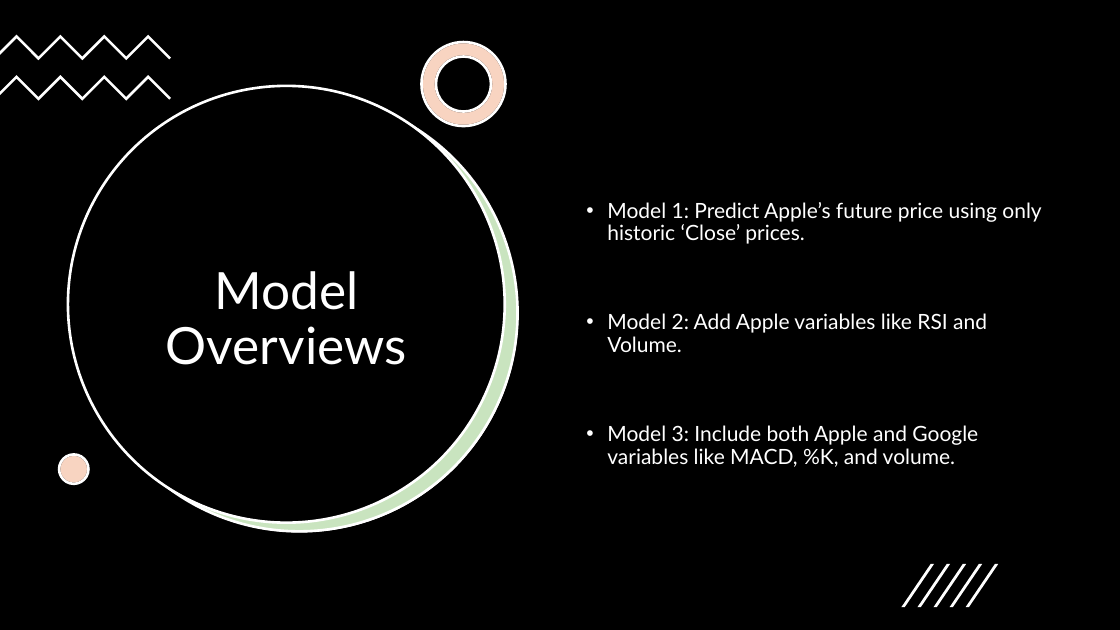
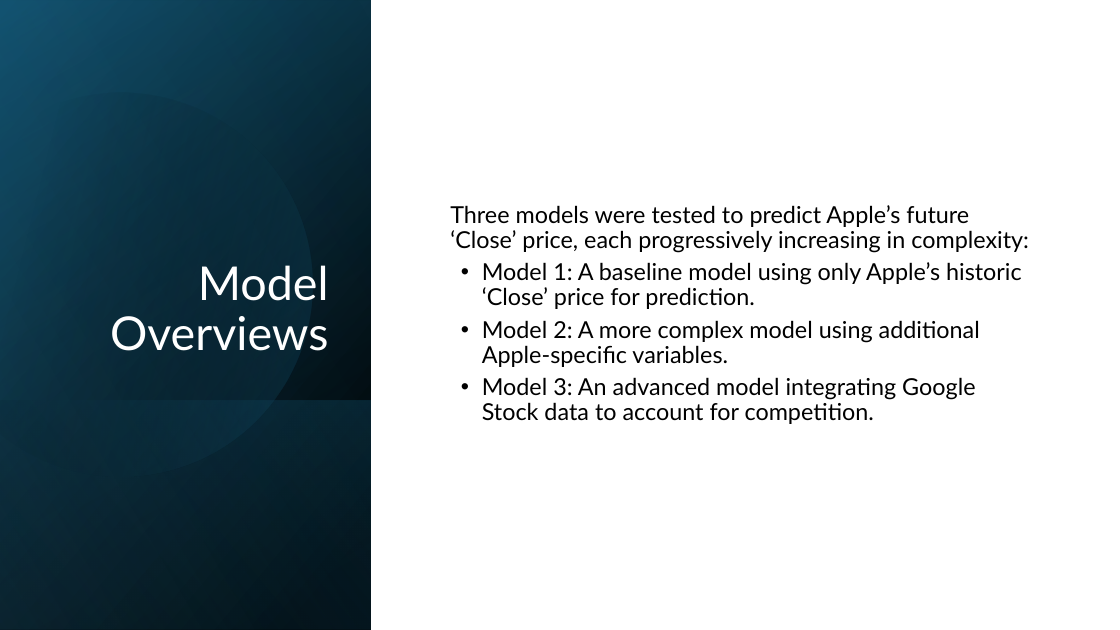
Before and after one commit to emilyschnepp/appleStockPrediction, a slide deck: slide 4 of appleStockResultsandViz.pptx. Drawn at 1120x630 pixels with LibreOffice and Linux fonts; fonts in the diff are those of the drawing. Boxes give left, top, right and bottom in pixels: in the first picture for what was removed or moved away, otherwise in the second. Text is boxed around its words. In the diff, an @@ line names an element or a change of style, - is before the commit and + after.

Commit message:
Add files via upload
Improved ppt.

```diff
--- a/appleStockResultsandViz.pptx
+++ b/appleStockResultsandViz.pptx
@@ rectangle at (0, 0, 1120, 630): fill #000000 to #FFFFFF @@
@@ rectangle added at (0, 0, 371, 630), fill gradient #000000 to #104862 @@
@@ rectangle added at (0, 1, 371, 630), fill gradient #000000 to #156082 @@
@@ rectangle added at (0, 0, 371, 629), fill gradient #000000 to #46B1E1 @@
@@ freeform shape removed at (0, 34, 171, 60) @@
@@ freeform shape added at (0, 47, 359, 515), fill gradient #000000 to #156082 @@
@@ title "Model Overviews": place and size @@
-title "Model Overviews" at (166, 271, 407, 365)
+title "Model Overviews" at (110, 265, 329, 351)
@@ title "Model Overviews" at (110, 265, 329, 351): size 44 to 40 pt; alignment centre to right; vertical alignment middle to bottom @@
@@ freeform shape removed at (422, 42, 506, 126) @@
@@ freeform shape removed at (422, 42, 506, 126) @@
@@ freeform shape removed at (0, 75, 171, 100) @@
@@ ellipse removed at (68, 86, 505, 523) @@
@@ text "Three models were tested to ..." at (450, 205, 1029, 424): vertical alignment top to middle @@
@@ ellipse removed at (81, 95, 518, 532) @@
@@ ellipse removed at (82, 96, 518, 533) @@
@@ text at (450, 205, 1029, 424): text changed; size 18 to 20 pt; text colour #FFFFFF to #000000 @@
-• Model 1: Predict Apple’s future price using only historic ‘Close’ prices.
-• Model 2: Add Apple variables like RSI and Volume.
-• Model 3: Include both Apple and Google variables like MACD, %K, and volume.
+Three models were tested to predict Apple’s future ‘Close’ price, each progressively increasing in complexity:
+• Model 1: A baseline model using only Apple’s historic ‘Close’ price for prediction.
+• Model 2: A more complex model using additional Apple-specific variables.
+• Model 3: An advanced model integrating Google Stock data to account for competition.
@@ rectangle added at (0, 400, 371, 630), fill gradient #156082 to #000000 @@
@@ ellipse removed at (59, 455, 88, 484) @@
@@ ellipse removed at (59, 455, 88, 484) @@
@@ group removed at (902, 564, 999, 607): 5 freeform shapes @@
```
Also in this commit, not shown: 5 other slides changed, 2 slides added, 2 slides removed.
